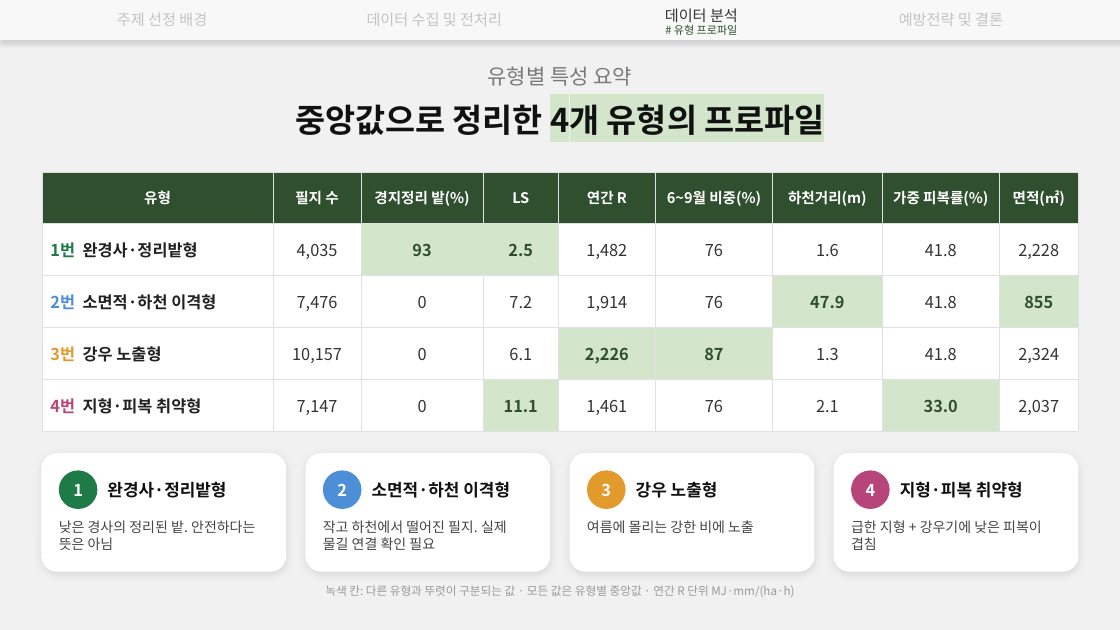
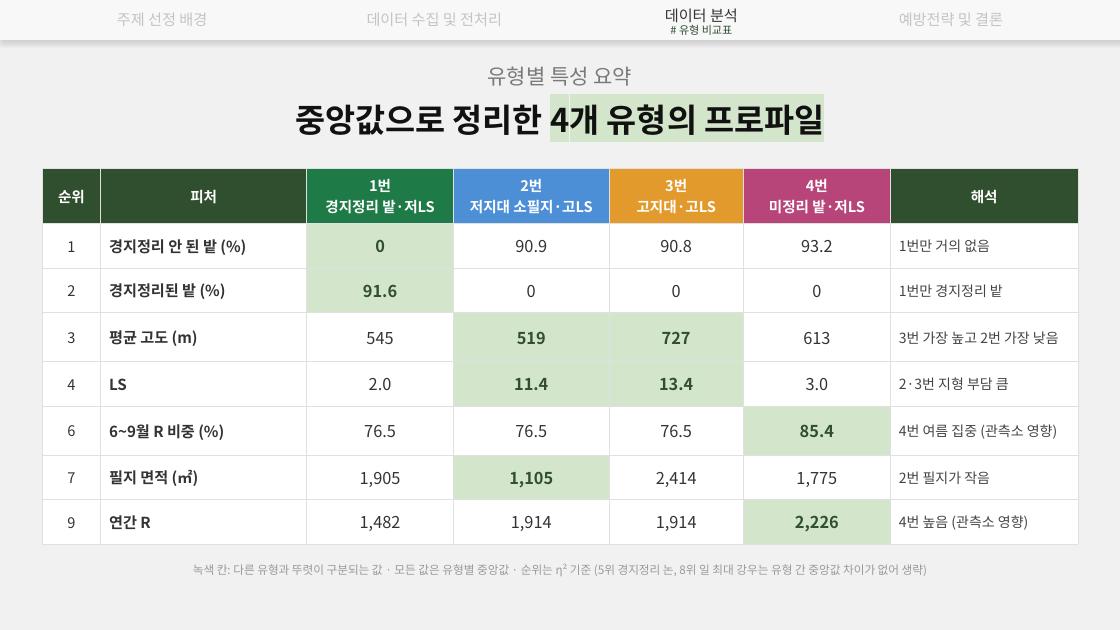
Before and after one commit to hanjune1121-afk/-, a slide deck: slide 21 of 발표자료/강원고랭지_토양유실_15쪽이후.pptx (slide 15 before the commit). Drawn at 1120x630 pixels with LibreOffice and Linux fonts; fonts in the diff are those of the drawing. Boxes give left, top, right and bottom in pixels: in the first picture for what was removed or moved away, otherwise in the second. Text is boxed around its words. In the diff, an @@ line names an element or a change of style, - is before the commit and + after.

```diff
--- a/발표자료/강원고랭지_토양유실_15쪽이후.pptx
+++ b/발표자료/강원고랭지_토양유실_15쪽이후.pptx
@@ text at <box>679,24,733,35</box>: text changed @@
-# 유형 프로파일
+# 유형 비교표
@@ table at <box>42,168,1078,535</box> @@
-유형 | 필지 수 | 경지정리 밭(%) | LS | 연간 R | 6~9월 비중(%) | 하천거리(m) | 가중 피복률(%) | 면적(㎡)
-1번 완경사·정리밭형 | 4,035 | 93 | 2.5 | 1,482 | 76 | 1.6 | 41.8 | 2,228
-2번 소면적·하천 이격형 | 7,476 | 0 | 7.2 | 1,914 | 76 | 47.9 | 41.8 | 855
-3번 강우 노출형 | 10,157 | 0 | 6.1 | 2,226 | 87 | 1.3 | 41.8 | 2,324
-4번 지형·피복 취약형 | 7,147 | 0 | 11.1 | 1,461 | 76 | 2.1 | 33.0 | 2,037
+순위 | 피처 | 1번 / 경지정리 밭·저LS | 2번 / 저지대 소필지·고LS | 3번 / 고지대·고LS | 4번 / 미정리 밭·저LS | 해석
+1 | 경지정리 안 된 밭 (%) | 0 | 90.9 | 90.8 | 93.2 | 1번만 거의 없음
+2 | 경지정리된 밭 (%) | 91.6 | 0 | 0 | 0 | 1번만 경지정리 밭
+3 | 평균 고도 (m) | 545 | 519 | 727 | 613 | 3번 가장 높고 2번 가장 낮음
+4 | LS | 2.0 | 11.4 | 13.4 | 3.0 | 2·3번 지형 부담 큼
+6 | 6~9월 R 비중 (%) | 76.5 | 76.5 | 76.5 | 85.4 | 4번 여름 집중 (관측소 영향)
+7 | 필지 면적 (㎡) | 1,905 | 1,105 | 2,414 | 1,775 | 2번 필지가 작음
+9 | 연간 R | 1,482 | 1,914 | 1,914 | 2,226 | 4번 높음 (관측소 영향)
@@ table: place and size @@
-table at <box>42,172,1078,419</box>
+table at <box>42,168,1078,535</box>
@@ rounded rectangle removed at <box>42,454,286,571</box> @@
@@ ellipse removed at <box>59,471,97,509</box> @@
-1
@@ rounded rectangle removed at <box>306,454,549,571</box> @@
@@ ellipse removed at <box>323,471,361,509</box> @@
-2
@@ rounded rectangle removed at <box>571,454,814,571</box> @@
@@ ellipse removed at <box>587,471,626,509</box> @@
-3
@@ rounded rectangle removed at <box>834,454,1078,571</box> @@
@@ ellipse removed at <box>851,471,890,509</box> @@
-4
@@ text removed at <box>107,481,226,498</box> @@
-완경사·정리밭형
@@ text removed at <box>372,481,510,498</box> @@
-소면적·하천 이격형
@@ text removed at <box>636,481,718,498</box> @@
-강우 노출형
@@ text removed at <box>900,481,1023,498</box> @@
-지형·피복 취약형
@@ text removed at <box>59,520,255,550</box> @@
-낮은 경사의 정리된 밭. 안전하다는 뜻은 아님
@@ text removed at <box>323,520,507,550</box> @@
-작고 하천에서 떨어진 필지. 실제 물길 연결 확인 필요
@@ text removed at <box>587,520,754,533</box> @@
-여름에 몰리는 강한 비에 노출
@@ text removed at <box>851,520,1042,550</box> @@
-급한 지형 + 강우기에 낮은 피복이 겹침
@@ text at <box>193,564,927,576</box>: text changed @@
-녹색 칸: 다른 유형과 뚜렷이 구분되는 값 · 모든 값은 유형별 중앙값 · 연간 R 단위 MJ·mm/(ha·h)
+녹색 칸: 다른 유형과 뚜렷이 구분되는 값 · 모든 값은 유형별 중앙값 · 순위는 η² 기준 (5위 경지정리 논, 8위 일 최대 강우는 유형 간 중앙값 차이가 없어 생략)
```
Also in this commit, not shown: 13 other slides changed, 17 slides added, 6 slides removed, 6 other files.
